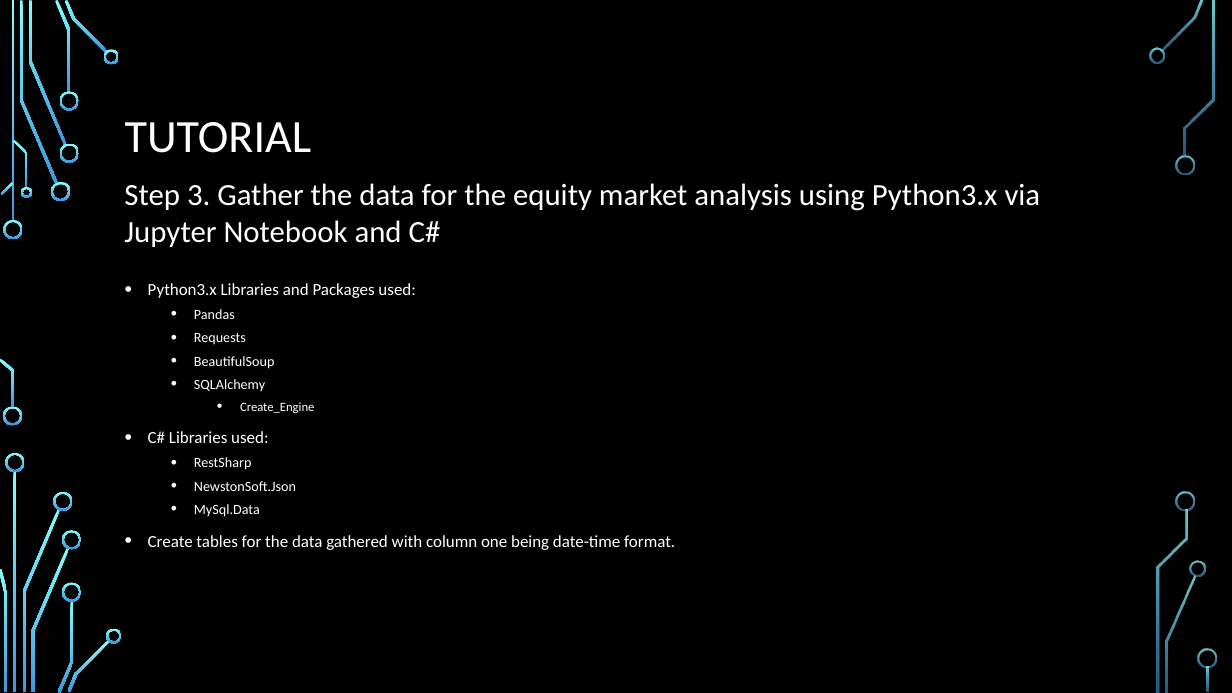
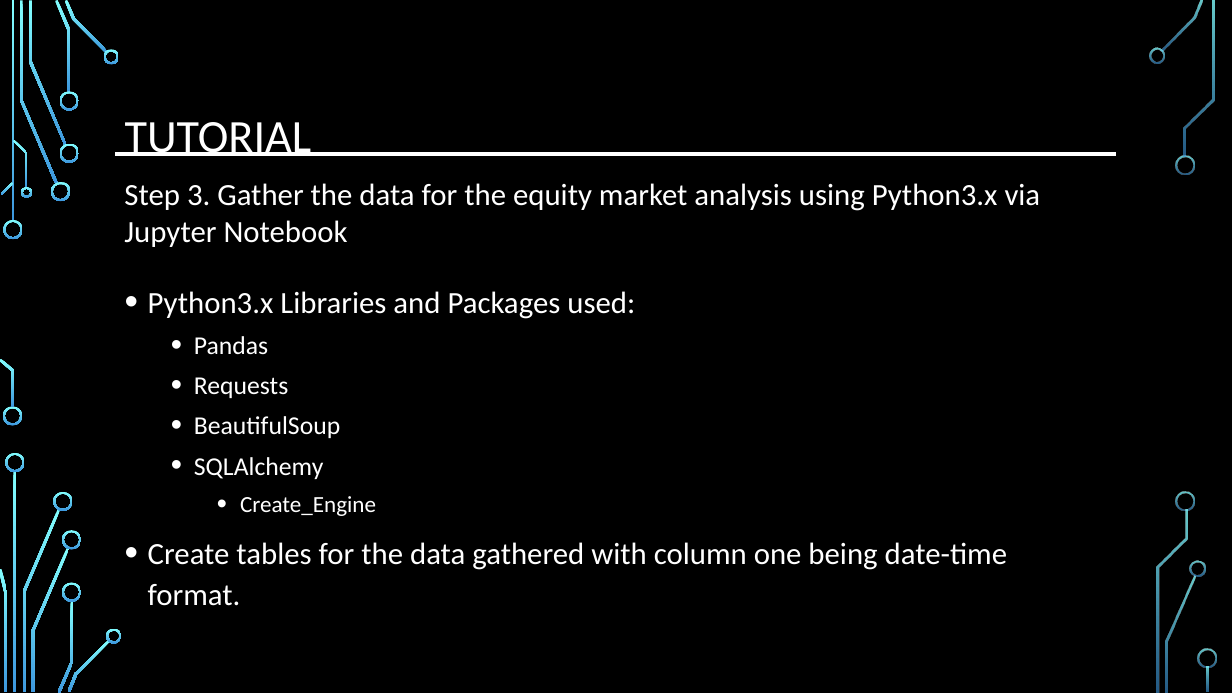
Before and after one commit to djserna/7330-Group-Project, a slide deck: slide 6 of Presentation/MSDS_7330_Group_Project_Presentation.pptx. Drawn at 1232x693 pixels with LibreOffice and Linux fonts; fonts in the diff are those of the drawing; background and template pictures are left out. Boxes give left, top, right and bottom in pixels: in the first picture for what was removed or moved away, otherwise in the second. Text is boxed around its words. In the diff, an @@ line names an element or a change of style, - is before the commit and + after.

```diff
--- a/Presentation/MSDS_7330_Group_Project_Presentation.pptx
+++ b/Presentation/MSDS_7330_Group_Project_Presentation.pptx
@@ line added from (116, 154) to (1116, 154), #FFFFFF 3 pt @@
@@ text at box(124, 183, 1041, 247): text changed @@
-Step 3. Gather the data for the equity market analysis using Python3.x via Jupyter Notebook and C#
+Step 3. Gather the data for the equity market analysis using Python3.x via Jupyter Notebook
@@ text "Python3.x Libraries and Packages used:" at box(148, 291, 1007, 570): size 13.2 to 24 pt in "Python3.x Libraries and Packages used:", "Create tables for the data gathered with ..."; size 11 to 20 pt in "Pandas", "Requests", "BeautifulSoup", "SQLAlchemy"; size 9.9 to 18 pt in "Create_Engine"; line spacing 1 to 1.1 @@
@@ text at box(148, 431, 296, 517): paragraphs removed @@
-• C# Libraries used:
-  • RestSharp
-  • NewstonSoft.Json
-  • MySql.Data
```
Also in this commit, not shown: 12 other slides changed, 1 slide removed.
